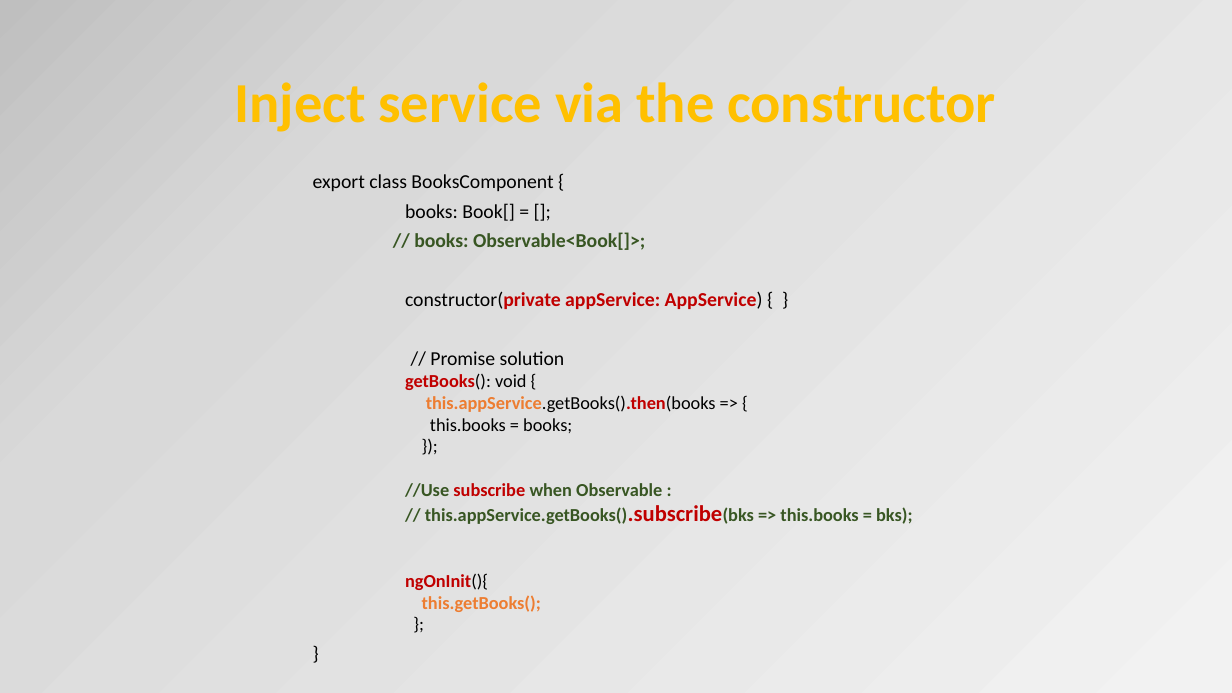
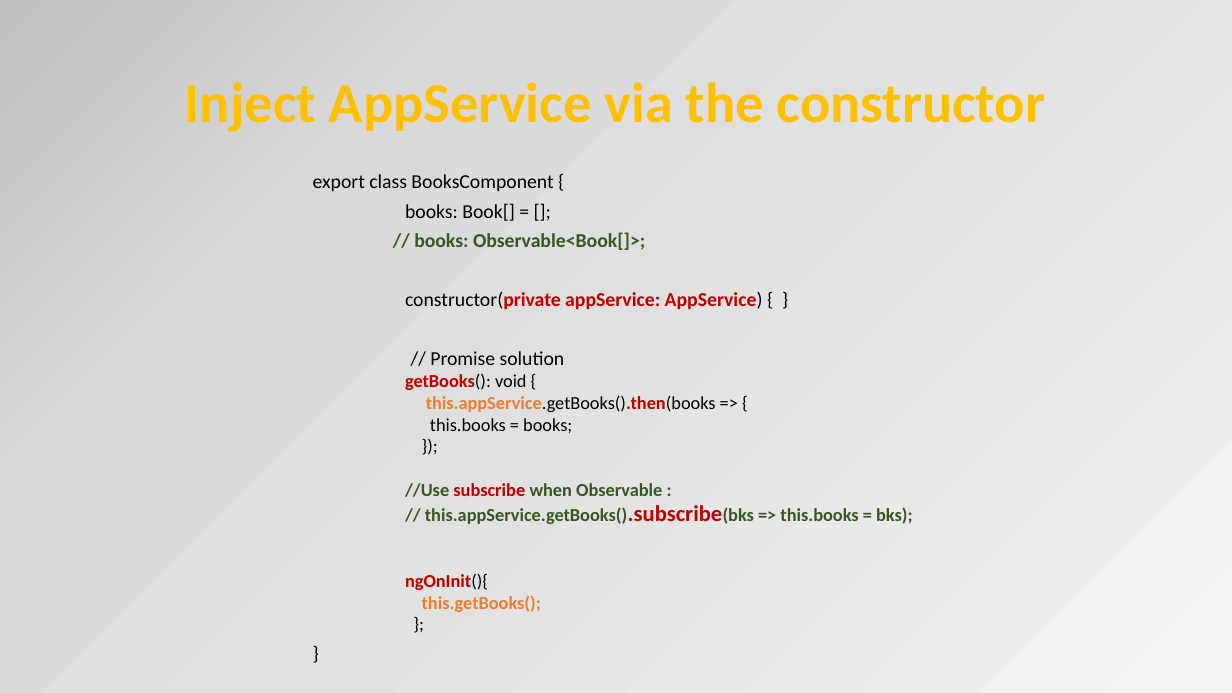
Before and after one commit to petereijgermans11/frontend-cursus, a slide deck: slide 30 of frontend-cursus/ 8 - Angular.pptx. Drawn at 1232x693 pixels with LibreOffice and Linux fonts; fonts in the diff are those of the drawing. Boxes give left, top, right and bottom in pixels: in the first picture for what was removed or moved away, otherwise in the second. Text is boxed around its words. In the diff, an @@ line names an element or a change of style, - is before the commit and + after.

```diff
--- a/frontend-cursus/ 8 - Angular.pptx
+++ b/frontend-cursus/ 8 - Angular.pptx
@@ title at box(185, 82, 1046, 132): text changed @@
-Inject service via the constructor
+Inject AppService via the constructor
```
Also in this commit, not shown: 3 other slides changed, 1 other file.
